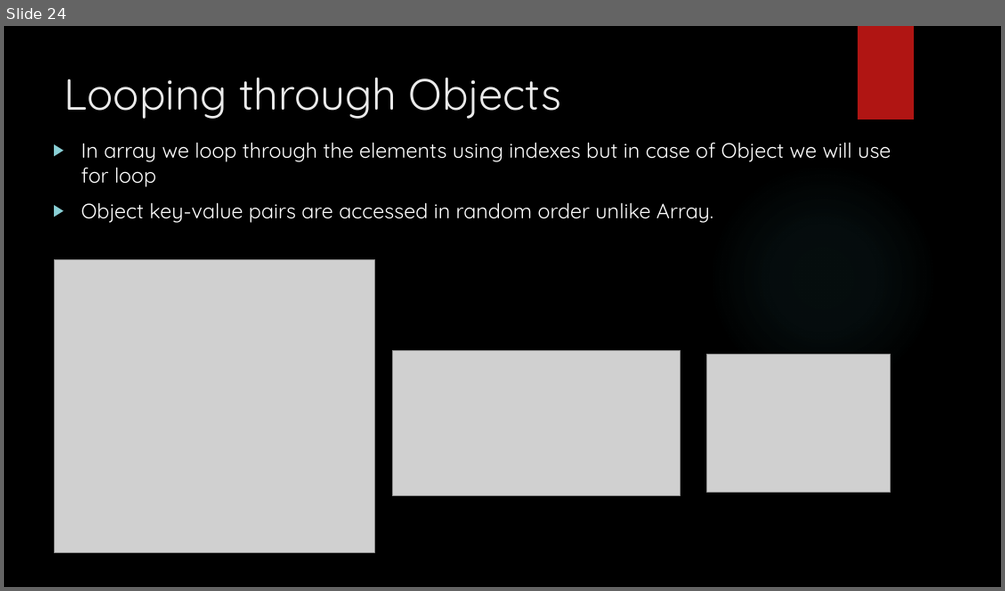
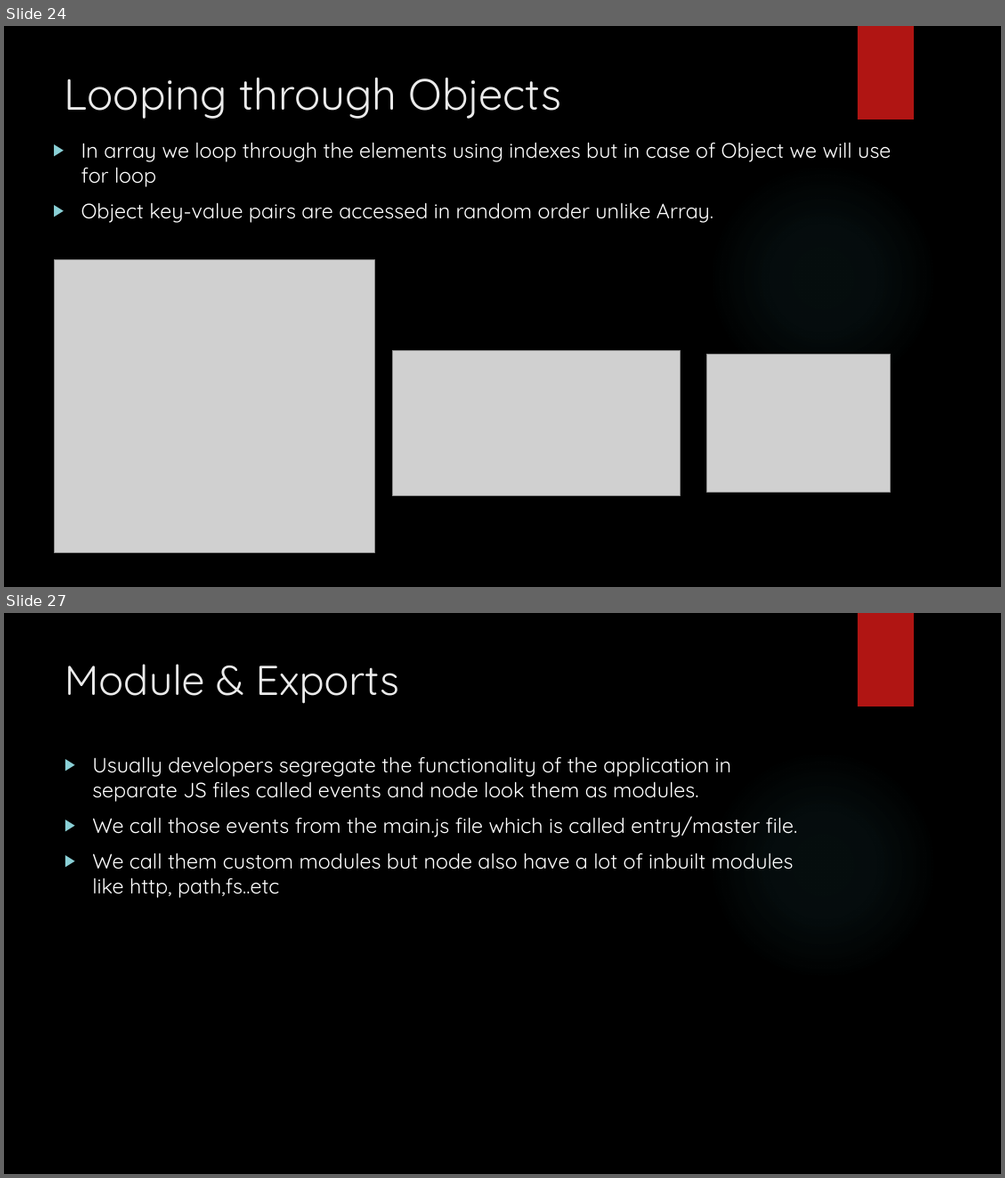
Before and after one commit to git-chinmay/my-JavaScript, a slide deck: JAVASCRPT.pptx. Shown one above the other, each under a label of ours: slide 24 before the commit, slides 24 and 27 after it; the slides between them are not shown. The pictures are 1005x591 and 1005x1178 pixels, drawn with LibreOffice and Linux fonts; fonts in the diff are those of the drawing; grey boxes stand for pictures; background and template pictures are left out. Boxes give left, top, right and bottom in pixels: in the first picture for what was removed or moved away, otherwise in the second. Text is boxed around its words. In the diff, an @@ line names an element or a change of style, - is before the commit and + after.

```diff
--- a/JAVASCRPT.pptx
+++ b/JAVASCRPT.pptx
@@ slide 27 added at (x1=4, y1=613, x2=1001, y2=1174), background picture (left out); not listed: 2 template elements that a slide beside it also shows @@
@@ title added at (x1=65, y1=664, x2=399, y2=704), 40 pt, text #EBEBEB @@
+Module & Exports
@@ text added at (x1=92, y1=756, x2=798, y2=898), 20 pt, text #FFFFFF @@
+▶ Usually developers segregate the functionality of the application in separate JS files called events and node look them as modules.
+▶ We call those events from the main.js file which is called entry/master file.
+▶ We call them custom modules but node also have a lot of inbuilt modules like http, path,fs..etc
```
Also in this commit, not shown: 5 other slides added.
